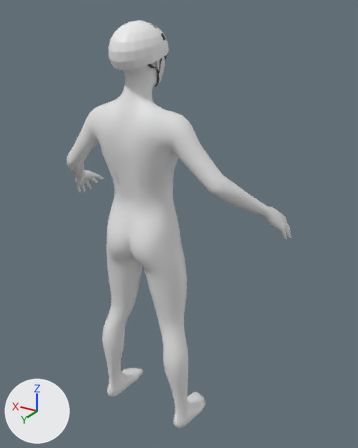
What one commit did to the glTF model apps/web/public/realistic/rider.glb.
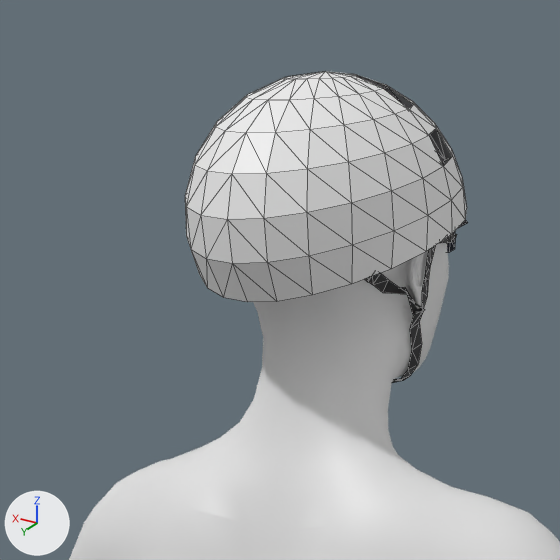
Each version is shown whole from a 50 mm lens placed at (-1.052, 1.446, 0.881), pointed at (-0.07, -0.191, 0.062), then close up on the part from 19% to 53% of the width and 1% to 28% of the height. Every picture has the same lights, and +X, +Y and +Z are marked at lower left. The first two pictures are the older version. The close-ups show mesh edges as thin lines. Vertices at exactly the same position are counted once.

Names of what the first close-up shows: 'helmet', 'rider'.
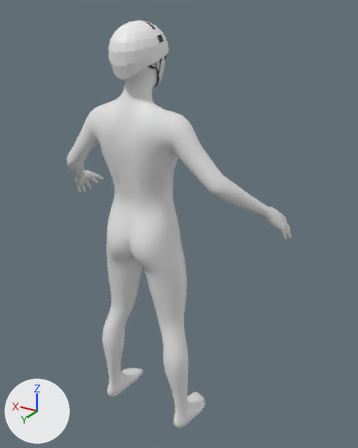
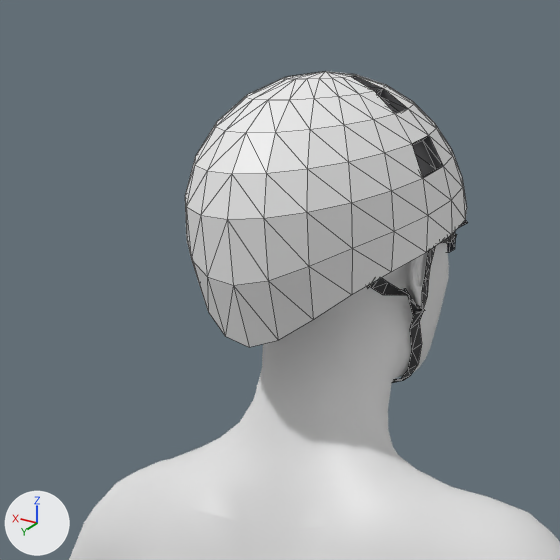
Boxes [x1, y1, x2, y2] around the edits, measured in the close-ups (560 x 560 px; the box of a moved part takes in the faces that stretch with it):
part 1 of me_helmet, moved or reshaped
    before: [185, 200, 426, 305]
    after: [185, 200, 426, 347]
part 2 of me_helmet, moved or reshaped
    before: [351, 75, 463, 200]
    after: [351, 76, 463, 200]

The edits, one by one:
me_helmet has 362 vertices, 528 faces and spans x -0.097..0.097, y -0.153..0.083, z 0.623..0.851.
me_helmet is used by ob_helmet; location (0.0, 0.0, 0.0).
me_helmet part 1: 36 of 362 vertices moved; they spanned x -0.085..0.085, y -0.035..0.079, z 0.699..0.739 and now span x -0.085..0.085, y -0.036..0.079, z 0.668..0.737; mean shift (0.0, 0.0, -0.007); largest move (0.0, 0.064, 0.699) -> (0.0, 0.064, 0.668).
me_helmet part 2: 20 of 362 vertices moved; they spanned x -0.091..-0.005, y -0.13..-0.045, z 0.787..0.843 and now span x -0.091..-0.011, y -0.124..-0.027, z 0.779..0.843; mean shift (-0.009, 0.013, -0.002); largest move (-0.075, -0.054, 0.805) -> (-0.087, -0.027, 0.779).
